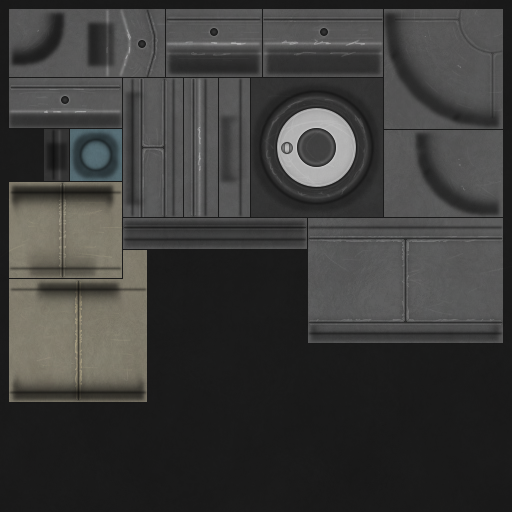
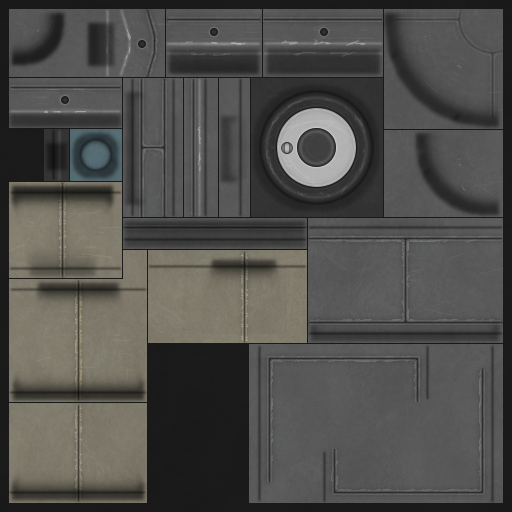
Before/after of a (512, 512) layered artwork. What changed in the layer stack:
painted on "ao" over [9, 255, 297, 503]
painted on "low 1" over [9, 263, 496, 503]
painted on "b" (2nd of 3, in "b") over [78, 252, 483, 501]
painted on "b higher" over [75, 255, 484, 494]
painted on "b high" over [76, 252, 485, 501]
painted on "grime 1" over [68, 250, 493, 503]
painted on "wear" over [202, 267, 431, 485]
painted on "b" (3rd of 3) over [9, 250, 503, 503]
